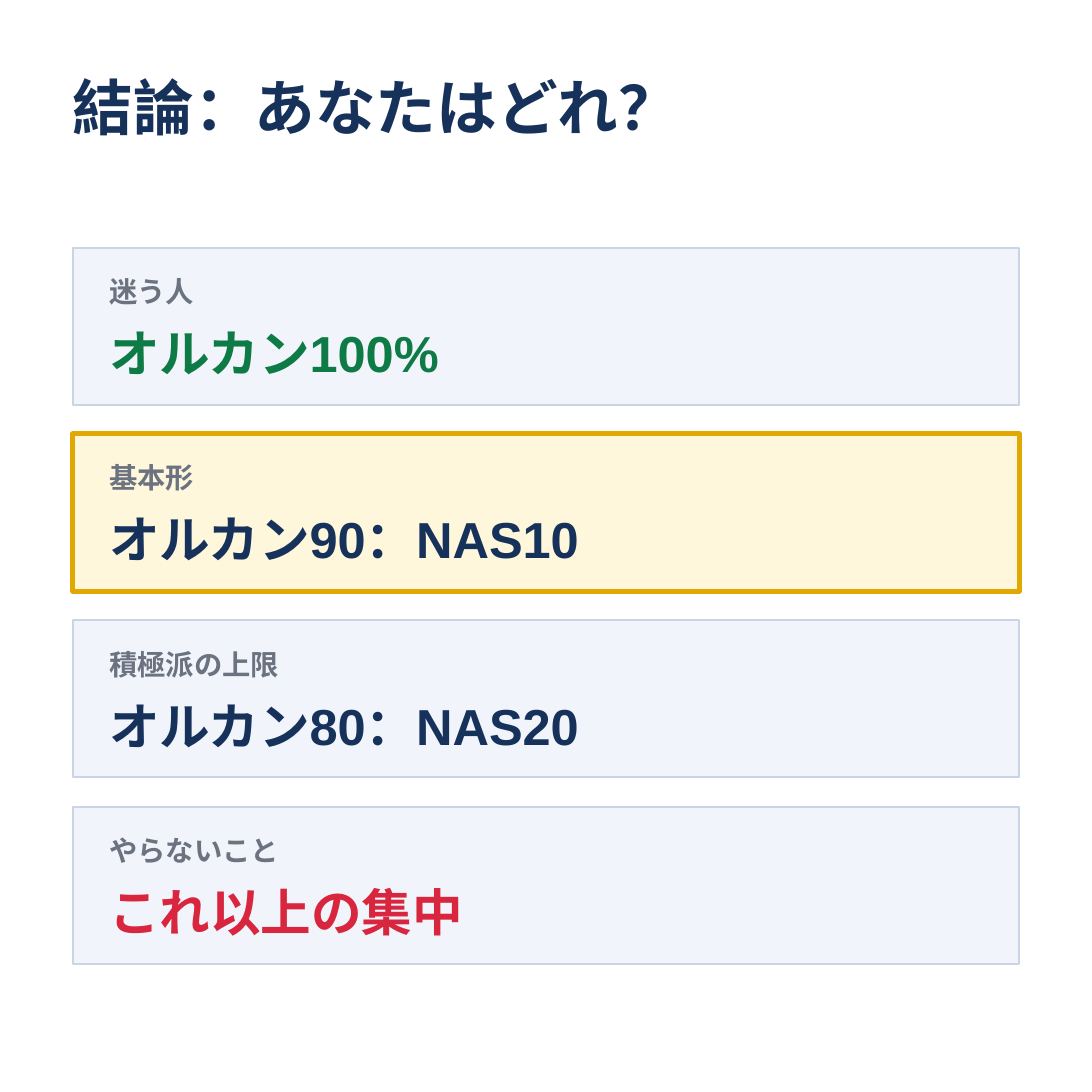
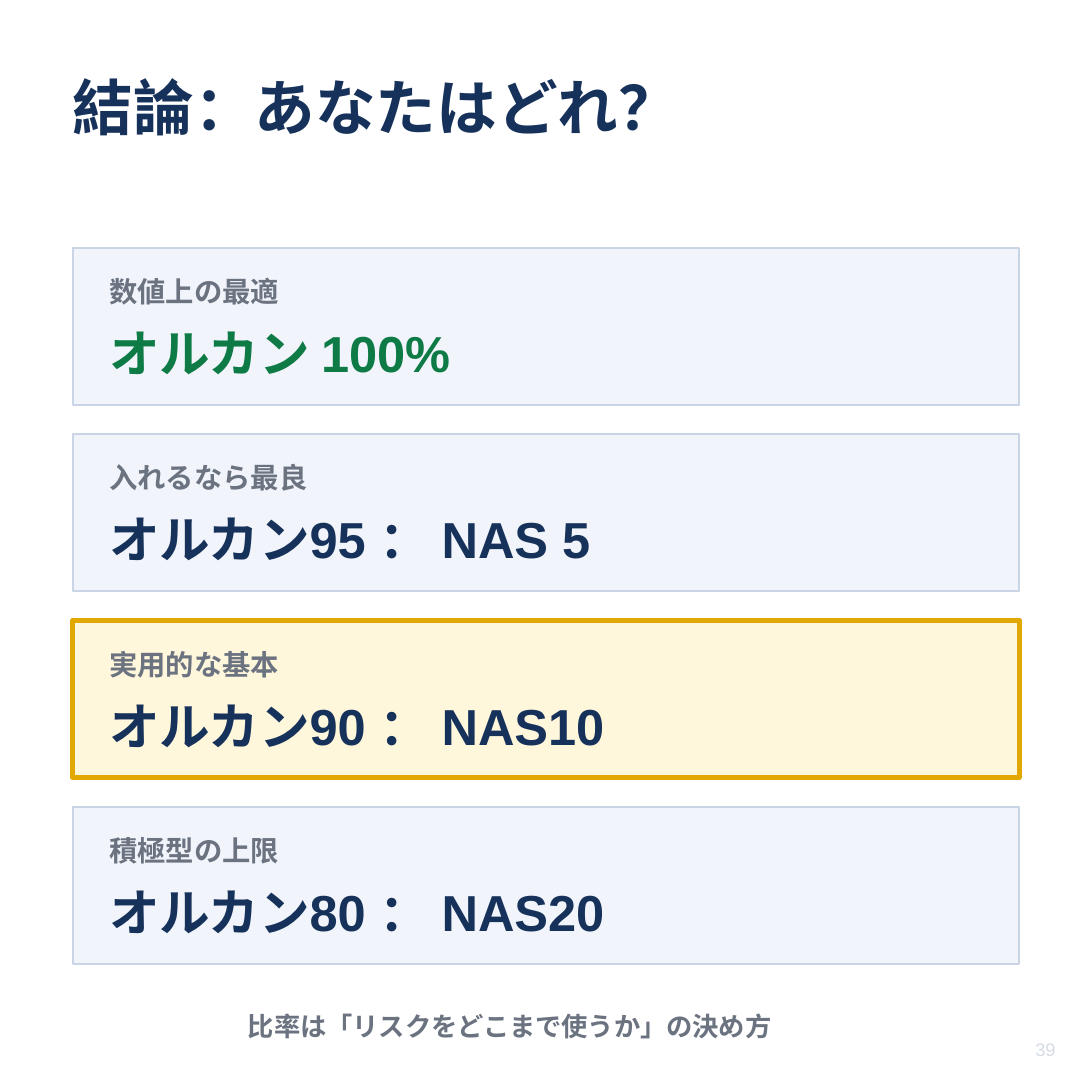
Before and after one commit to kobanker/test-project, a slide deck: slide 39 of youtube/2026-07-28-slides-5fund.pptx (slide 28 before the commit). Drawn at 1092x1092 pixels with LibreOffice and Linux fonts; fonts in the diff are those of the drawing. Boxes give left, top, right and bottom in pixels: in the first picture for what was removed or moved away, otherwise in the second. Text is boxed around its words. In the diff, an @@ line names an element or a change of style, - is before the commit and + after.

```diff
--- a/youtube/2026-07-28-slides-5fund.pptx
+++ b/youtube/2026-07-28-slides-5fund.pptx
@@ text at bbox=[109, 278, 279, 305]: text changed @@
-迷う人
+数値上の最適
@@ text at bbox=[109, 331, 450, 374]: spaces changed @@
-オルカン100%
+オルカン 100%
@@ rectangle at bbox=[73, 434, 1019, 591]: fill #FFF7DC to #F1F5FB; outline #E0A800 2.5 pt to #C9D4E4 1 pt @@
@@ text at bbox=[109, 464, 307, 491]: text changed @@
-基本形
+入れるなら最良
@@ text added at bbox=[109, 517, 590, 560], 25 pt, text #17325A, bold @@
+オルカン95 ： NAS 5
@@ rectangle at bbox=[73, 620, 1019, 778]: fill #F1F5FB to #FFF7DC; outline #C9D4E4 1 pt to #E0A800 2.5 pt @@
@@ text added at bbox=[109, 651, 279, 678], 14 pt, text #6B7280, bold @@
+実用的な基本
@@ text at bbox=[109, 704, 605, 748]: spaces changed @@
-オルカン90：NAS10
+オルカン90 ： NAS10
@@ text at bbox=[109, 837, 279, 864]: text changed @@
-積極派の上限
+積極型の上限
@@ text removed at bbox=[109, 837, 279, 863] @@
-やらないこと
@@ text at bbox=[109, 890, 605, 933]: spaces changed @@
-オルカン80：NAS20
+オルカン80 ： NAS20
@@ text removed at bbox=[109, 888, 462, 936] @@
-これ以上の集中
@@ text added at bbox=[248, 1013, 772, 1039], 13 pt, text #6B7280, bold @@
+比率は「リスクをどこまで使うか」の決め方
@@ text added at bbox=[1035, 1044, 1055, 1056], 9 pt, text #D5DCE6 @@
+39
```
Also in this commit, not shown: 25 other slides changed, 22 slides added, 4 slides removed, 2 other files.
